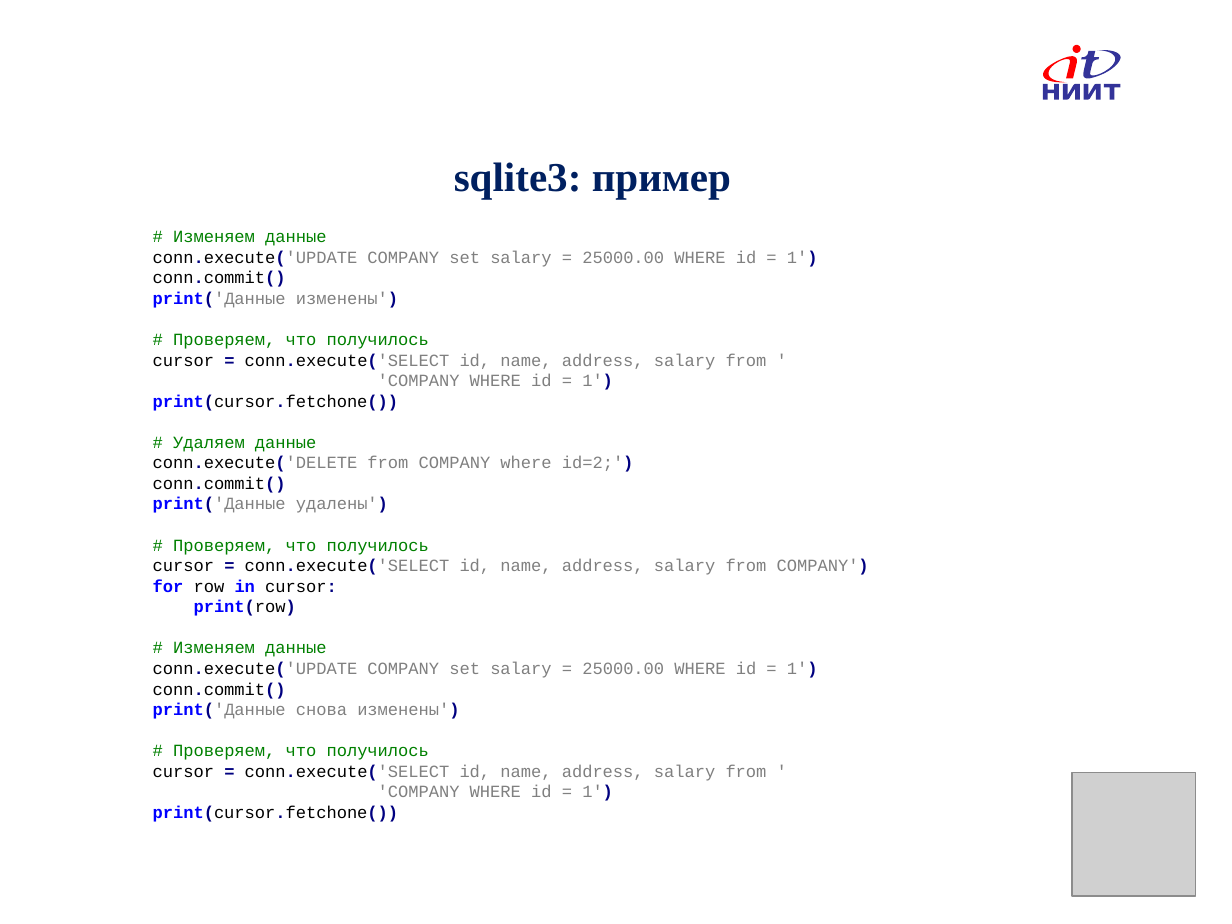
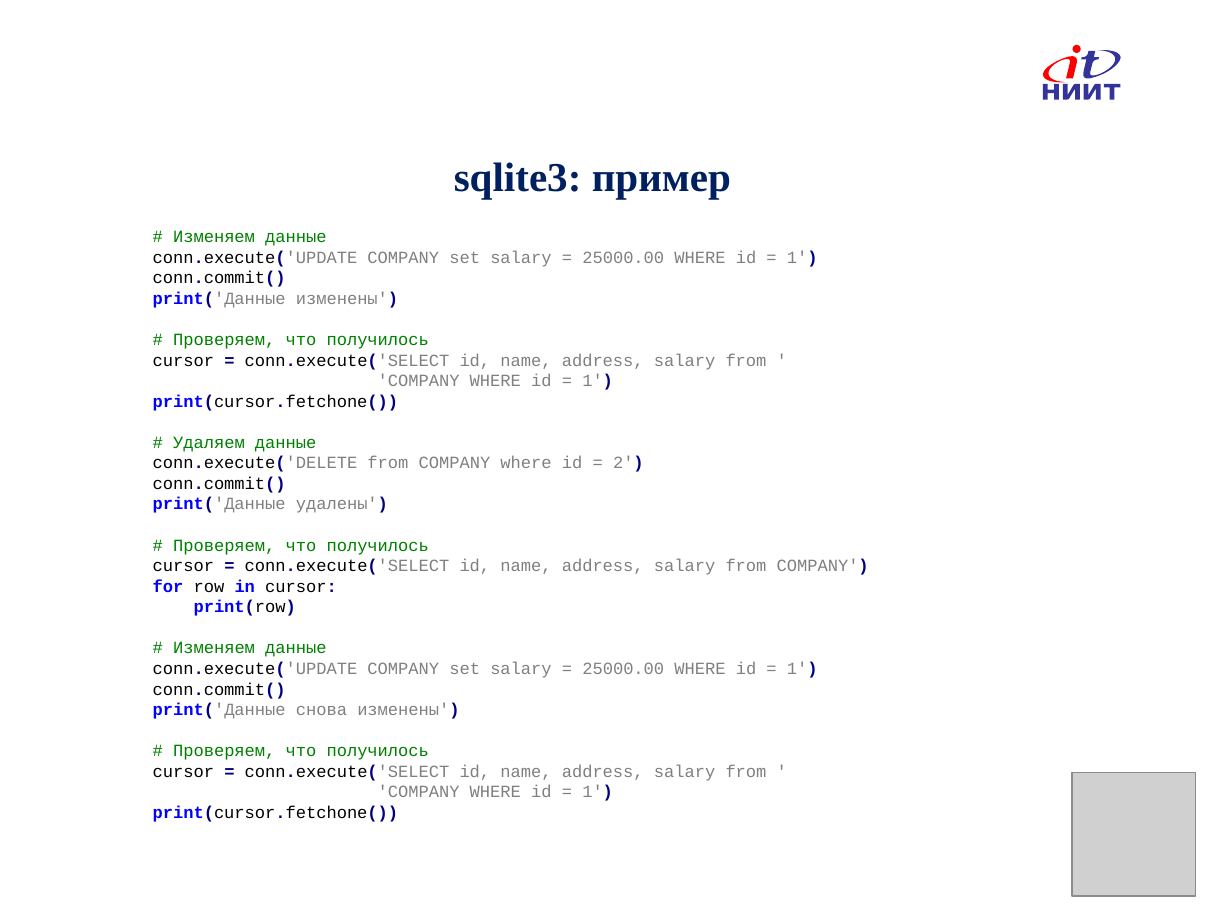
Before and after one commit to IlyaOrlov/PythonCourse, a slide deck: slide 15 of Lectures/PyLec_12.pptx. Drawn at 1232x924 pixels with LibreOffice and Linux fonts; fonts in the diff are those of the drawing; grey boxes stand for pictures; background and template pictures are left out. Boxes give left, top, right and bottom in pixels: in the first picture for what was removed or moved away, otherwise in the second. Text is boxed around its words. In the diff, an @@ line names an element or a change of style, - is before the commit and + after.

```diff
--- a/Lectures/PyLec_12.pptx
+++ b/Lectures/PyLec_12.pptx
@@ text at [153,456,644,472]: text changed @@
-conn.execute('DELETE from COMPANY where id=2;')
+conn.execute('DELETE from COMPANY where id = 2')
```
Also in this commit, not shown: 1 other slide changed, 6 other files.
